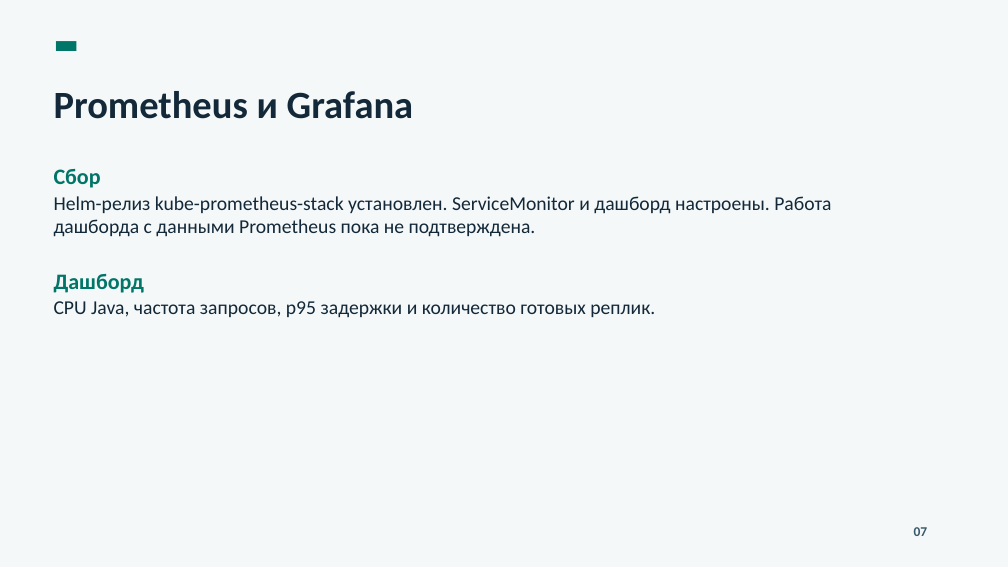
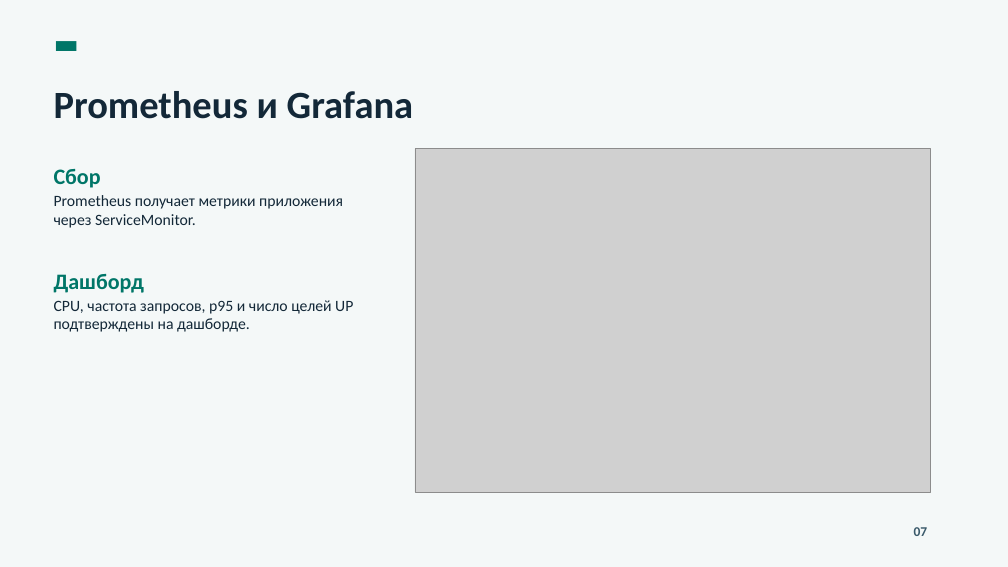
Before and after one commit to AbyanovDamir/sentiment-k8s-project, a slide deck: slide 7 of docs/presentation.pptx. Drawn at 1008x567 pixels with LibreOffice and Linux fonts; fonts in the diff are those of the drawing; grey boxes stand for pictures. Boxes give left, top, right and bottom in pixels: in the first picture for what was removed or moved away, otherwise in the second. Text is boxed around its words. In the diff, an @@ line names an element or a change of style, - is before the commit and + after.

```diff
--- a/docs/presentation.pptx
+++ b/docs/presentation.pptx
@@ picture added at box(415, 149, 930, 492) @@
@@ text removed at box(54, 196, 831, 237) @@
-Helm-релиз kube-prometheus-stack установлен. ServiceMonitor и дашборд настроены. Работа дашборда с данными Prometheus пока не подтверждена.
@@ text added at box(54, 195, 343, 228), 15 pt, text #132838 @@
+Prometheus получает метрики приложения через ServiceMonitor.
@@ text at box(54, 300, 353, 332): text changed; size 18.8 to 15 pt @@
-CPU Java, частота запросов, p95 задержки и количество готовых реплик.
+CPU, частота запросов, p95 и число целей UP подтверждены на дашборде.
```
Also in this commit, not shown: 1 other slide changed, 24 other files.
